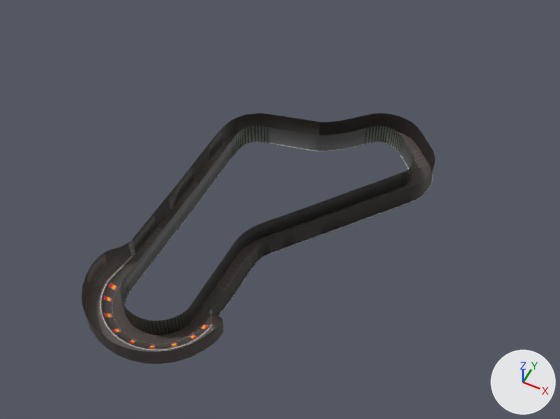
What one commit did to the glTF model mario-kart-react/public/Tracks/LuigiCircuit/LuigiCircuit_road.glb.
Before and after are seen from a 50 mm lens placed at (358.0, -978.0, 1017.0), pointed at (-6.0, -250.0, 107.0). The lights are fixed; the arrows at lower right show +X, +Y and +Z. The first picture is the older version. Where no turn or scale is listed for an object, it has been applied to the vertices. Vertices at exactly the same position are counted once.

Objects in the first picture: 'polygon1', 'polygon8' and 1 more.
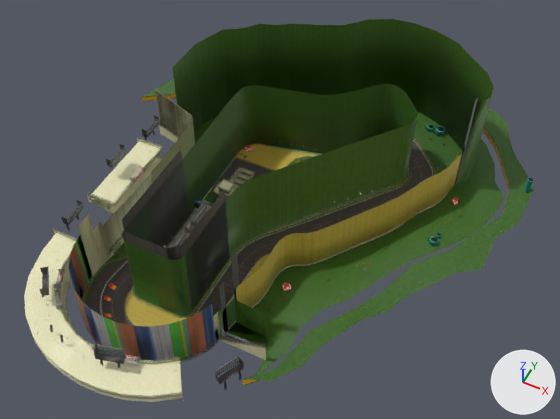
Commit message: fix luigi circuit

Pixel boxes (x1, y1, x2, y2) of what changed, in the pictures (560 x 419 px):
'grass_grass', added (green)
    after: (83, 84, 436, 318)
'grass_grass.002', added (green)
    after: (103, 79, 535, 381)
'polygon4', added (green)
    after: (141, 19, 510, 386)
'polygon8', reshaped
    before: (81, 113, 435, 364)
    after: (86, 141, 432, 326)
'polygon6', added (beige)
    after: (24, 90, 266, 402)
'polygon1', reshaped (13% wider)
    before: (100, 126, 433, 350)
    after: (100, 98, 478, 332)
'grass_grass.001', added
    after: (125, 145, 462, 326)
'polygon22', added
    after: (68, 141, 373, 363)
'polygon20', added
    after: (36, 121, 273, 388)
'polygon39', added (mostly hidden)
    after: (245, 124, 534, 291)
'polygon23', added (mostly hidden)
    after: (114, 126, 462, 310)
part 1 of me_id554, added
    after: (122, 150, 272, 309)
part 2 of me_id554, built on
    before: (81, 113, 435, 364)
part 3 of me_id254, added
    after: (219, 98, 478, 332)
part 4 of me_id254, added
    after: (268, 186, 392, 231)
part 5 of me_id254, added
    after: (268, 145, 321, 155)
part 6 of me_id254, reshaped
    before: (120, 126, 414, 335)
    after: (213, 157, 265, 266)

What changed in the scene script:
```text
Change me_id554:
    remove me_id554.from_pydata(...)  # 744 vertices, 1114 faces; spans x -243.0..172.0, y -543.0..82.0, z 5.0..72.0
    add me_id554.from_pydata(...)  # 684 vertices, 948 faces; spans x -243.0..172.0, y -543.0..82.0, z 4.0..333.0
    me_id554 part 1: a new loose piece of 30 vertices spanning x -178.0..-74.0, y -436.0..-94.0, z 4.0..333.0, in mat_a_mainroad_m (picture img_mainroad_all_mip)
    me_id554 part 2
    113 vertices are removed from x -243.0..172.0, y -543.0..82.0, z 5.0..72.0
    222 faces are deleted
    1 vertex moves from x -201.0, y -254.0, z 5.0 to x -201.0, y -256.0, z 5.0
    5 vertices are added at (-218.0, -252.0, 5.0), (-184.0, -252.0, 5.0), (-201.0, -252.0, 5.0), (-218.0, -256.0, 5.0), (-184.0, -256.0, 5.0)
    6 new faces join them
    other edits to the shape of me_id554 do not show in these pictures
Change me_id254:
    remove me_id254.from_pydata(...)  # 945 vertices, 1267 faces; spans x -220.0..174.0, y -520.0..84.0, z 5.0..70.0
    add me_id254.from_pydata(...)  # 1007 vertices, 1234 faces; spans x -220.0..216.0, y -520.0..84.0, z 5.0..239.0
    me_id254 part 3: a new loose piece of 72 vertices spanning x -4.0..216.0, y -453.0..-12.0, z 10.0..239.0, in mat_a_bc_enseki_m (picture img_lc_comp1a_070709_128x256a)
    me_id254 part 4: a new loose piece of 24 vertices spanning x -45.0..116.0, y -226.0..-46.0, z 7.0..30.0, in mat_a_bc_enseki_m (picture img_lc_comp1a_070709_128x256a)
    me_id254 part 5: a new loose piece of 18 vertices spanning x -135.0..34.0, y -42.0..26.0, z 12.0..29.0, in mat_a_bc_enseki_m (picture img_lc_comp1a_070709_128x256a)
    me_id254 part 6
    116 vertices are removed from x -220.0..137.0, y -487.0..47.0, z 38.0..70.0
    226 faces are deleted
    28 vertices are added at x -178.0..124.0, y -299.0..30.0, z 6.0..33.0
    28 new faces join them
    other edits to the shape of me_id254 do not show in these pictures
Add ob_grass_grass_002:
    ob_grass_grass_002 = bpy.data.objects.new('grass_grass.002', me_id239)  # 436 vertices, 507 faces; spans x -404.0..339.0, y -502.0..240.0, z 4.0..91.0; in mat_a_kusa_soto (picture img_t_kusa_070712c)
    ob_grass_grass_002.location = (0.0, 0.0, 0.0)
Add ob_grass_grass:
    ob_grass_grass = bpy.data.objects.new('grass_grass', me_id284)  # 465 vertices, 588 faces; spans x -248.0..216.0, y -548.0..90.0, z 5.0..172.0; in mat_a_kusa_waki_m (picture img_t_waki_070712a_mip)
    ob_grass_grass.location = (0.0, 0.0, 0.0)
Add ob_polygon4:
    ob_polygon4 = bpy.data.objects.new('polygon4', me_id179)  # 717 vertices, 848 faces; spans x -404.0..307.0, y -502.0..211.0, z 3.0..232.0; in mat_block3_m (picture img_lc_block_wall_mip)
    ob_polygon4.location = (0.0, 0.0, 0.0)
Add ob_grass_grass_001:
    ob_grass_grass_001 = bpy.data.objects.new('grass_grass.001', me_id269)  # 278 vertices, 392 faces; spans x -182.0..213.0, y -484.0..24.0, z 5.0..124.0; in mat_a_sand_m (picture img_sand_070717b)
    ob_grass_grass_001.location = (0.0, 0.0, 0.0)
Add ob_polygon6:
    ob_polygon6 = bpy.data.objects.new('polygon6', me_id464)  # 1835 vertices, 2072 faces; spans x -323.0..179.0, y -622.0..91.0, z -2.0..141.0; in mat_tatemono_m (picture img_lc_tatemonoall_071123mip_a)
    ob_polygon6.location = (0.0, 0.0, 0.0)
Add ob_polygon20:
    ob_polygon20 = bpy.data.objects.new('polygon20', me_id344)  # 803 vertices, 802 faces; spans x -323.0..68.0, y -609.0..-95.0, z 4.0..105.0; in mat_fence (picture img_lc_ami)
    ob_polygon20.location = (0.0, 0.0, 0.0)
Add ob_polygon22:
    ob_polygon22 = bpy.data.objects.new('polygon22', me_id479)  # 817 vertices, 954 faces; spans x -246.0..90.0, y -548.0..13.0, z 5.0..126.0; in mat_popkanban_m (picture img_lc_popall_128x1024_mip)
    ob_polygon22.location = (0.0, 0.0, 0.0)
Add ob_polygon23:
    ob_polygon23 = bpy.data.objects.new('polygon23', me_id314)  # 825 vertices, 778 faces; spans x -305.0..248.0, y -433.0..161.0, z 3.0..56.0; in mat_kusa_kanban_m (picture img_lc_kusa_kanban_mip)
    ob_polygon23.location = (0.0, 0.0, 0.0)
Add ob_polygon39:
    ob_polygon39 = bpy.data.objects.new('polygon39', me_id434)  # 965 vertices, 1493 faces; spans x -303.0..334.0, y -419.0..225.0, z 3.0..97.0; in mat_kinoko_m (picture img_lc_kinoko_mip)
    ob_polygon39.location = (0.0, 0.0, 0.0)
```
